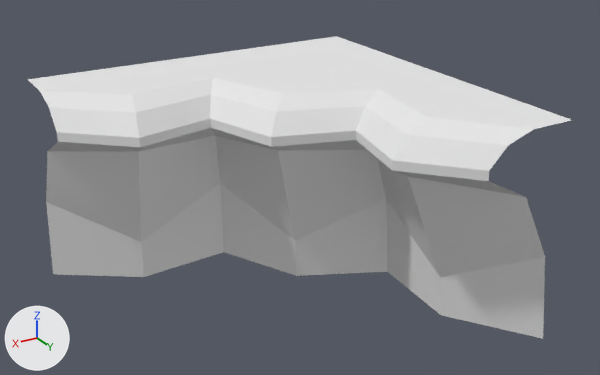
Before and after pictures for a commit that changed the OBJ model Assets/MapEditor/modular_terrain_collection/Cliff_Terrain_Corner_Inner_2x2_Top.obj.
Both versions are drawn from a 50 mm lens placed at (2.48, 4.01, 2.44), pointed at (0.39, 0.52, 0.69). Arrows for +X, +Y and +Z are at lower left; the lights stay in place. Where no turn or scale is listed for an object, it has been applied to the vertices.
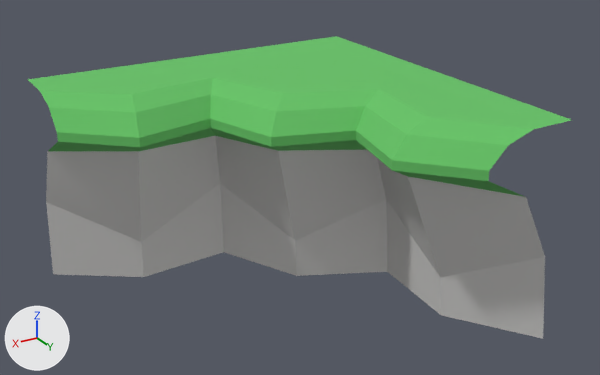
The edits, one by one:
Material 'Grass' (mat_grass) changes colour from white #e7e7e7 to green #66c366; in linear values from (0.8, 0.8, 0.8) to (0.133, 0.545, 0.133).
Material 'Rock' (mat_rock) changes colour from white #e7e7e7 to light grey #d0cfcd; in linear values from (0.8, 0.8, 0.8) to (0.631, 0.624, 0.612).

Where the change shows, as pixel boxes (x1, y1, x2, y2) in the pictures (600 x 375 px):
'object1', recoloured: (27, 36, 571, 339) in both
